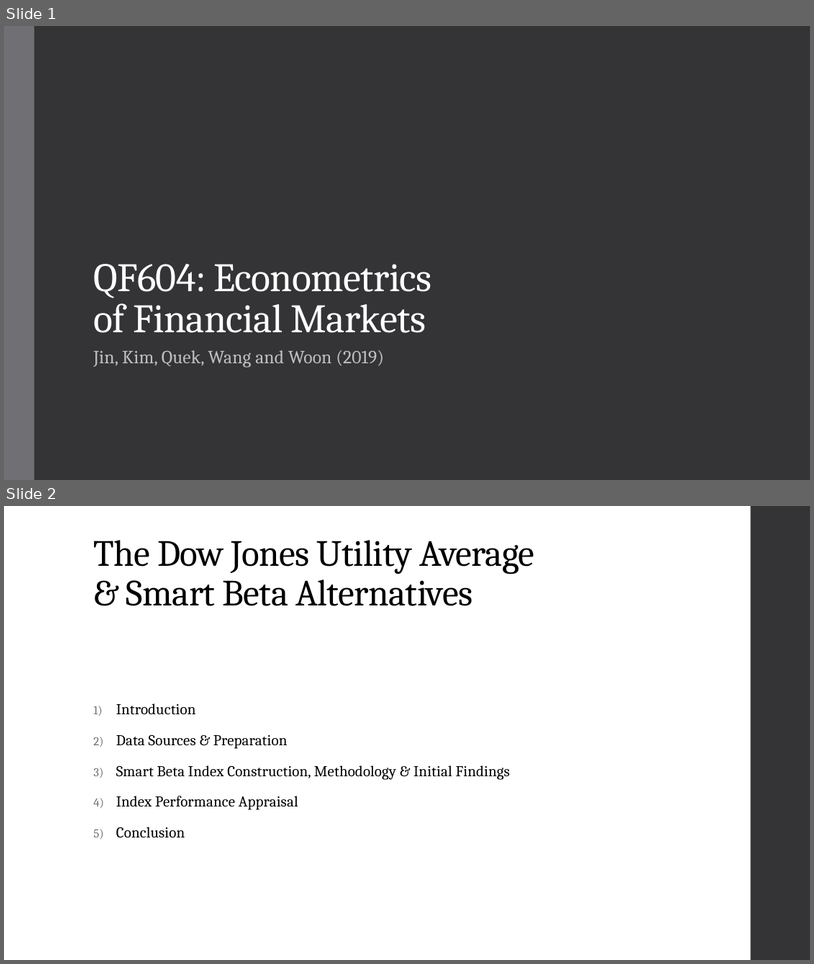
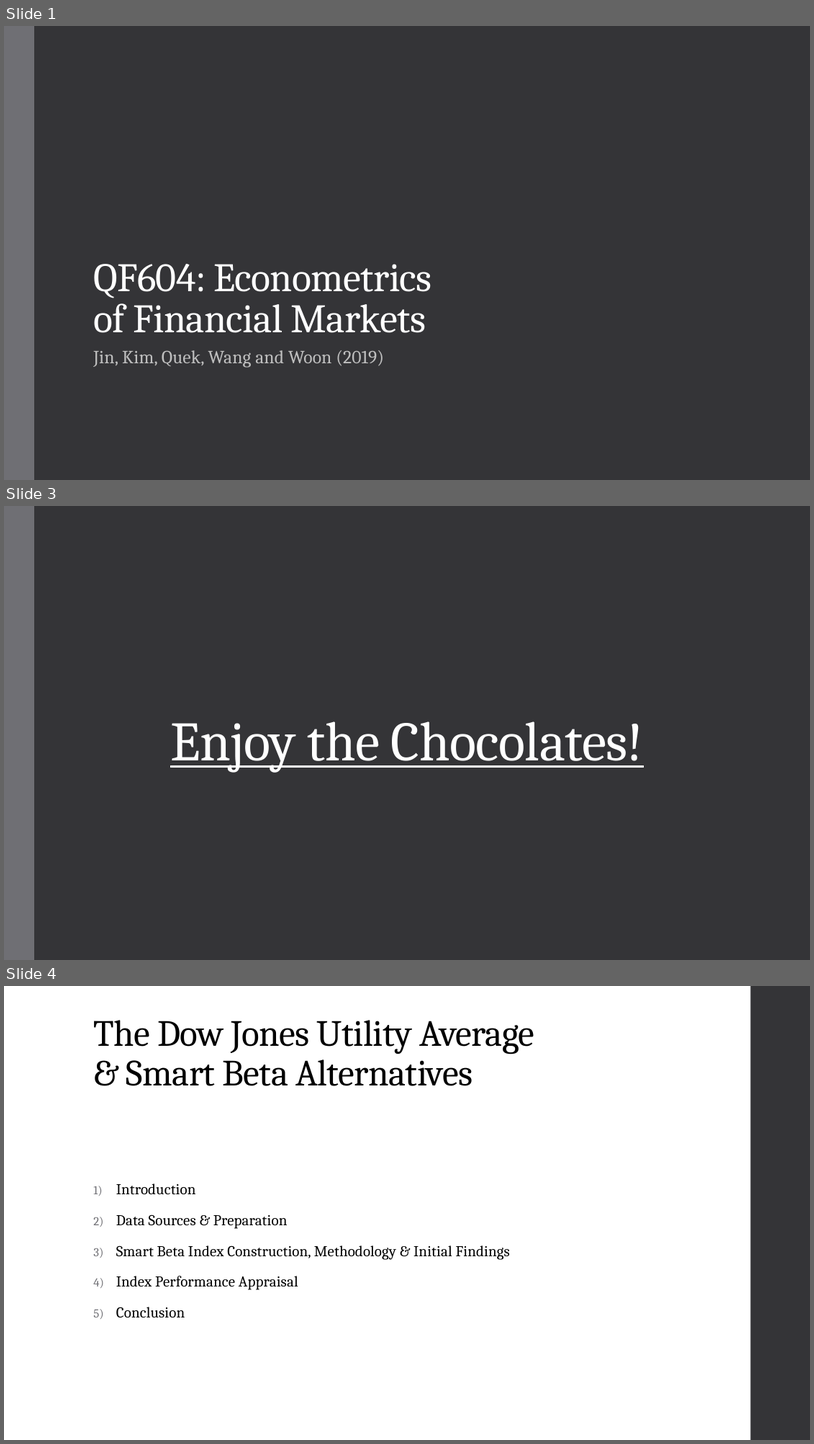
Before and after one commit to fuzzylove87/QF604-Econometrics, a slide deck: QF604 Econometrics Final v1.6.pptx. Shown one above the other, each under a label of ours: slides 1 and 2 before the commit, slides 1, 3 and 4 after it; the slides between them are not shown. The pictures are 814x964 and 814x1444 pixels, drawn with LibreOffice and Linux fonts; fonts in the diff are those of the drawing. Boxes give left, top, right and bottom in pixels: in the first picture for what was removed or moved away, otherwise in the second. Text is boxed around its words. In the diff, an @@ line names an element or a change of style, - is before the commit and + after.

```diff
--- a/QF604 Econometrics Final v1.6.pptx
+++ b/QF604 Econometrics Final v1.6.pptx
@@ slide 3 added at <box>4,506,810,960</box>, background #353537; not listed: 1 template element that a slide beside it also shows @@
@@ title added at <box>170,721,643,772</box>, 66 pt, text #FFFFFF, underline @@
+Enjoy the Chocolates!
@@ what was slide 2 is now slide 4 @@
```
Also in this commit, not shown: 2 slides changed, 1 other slide added.
